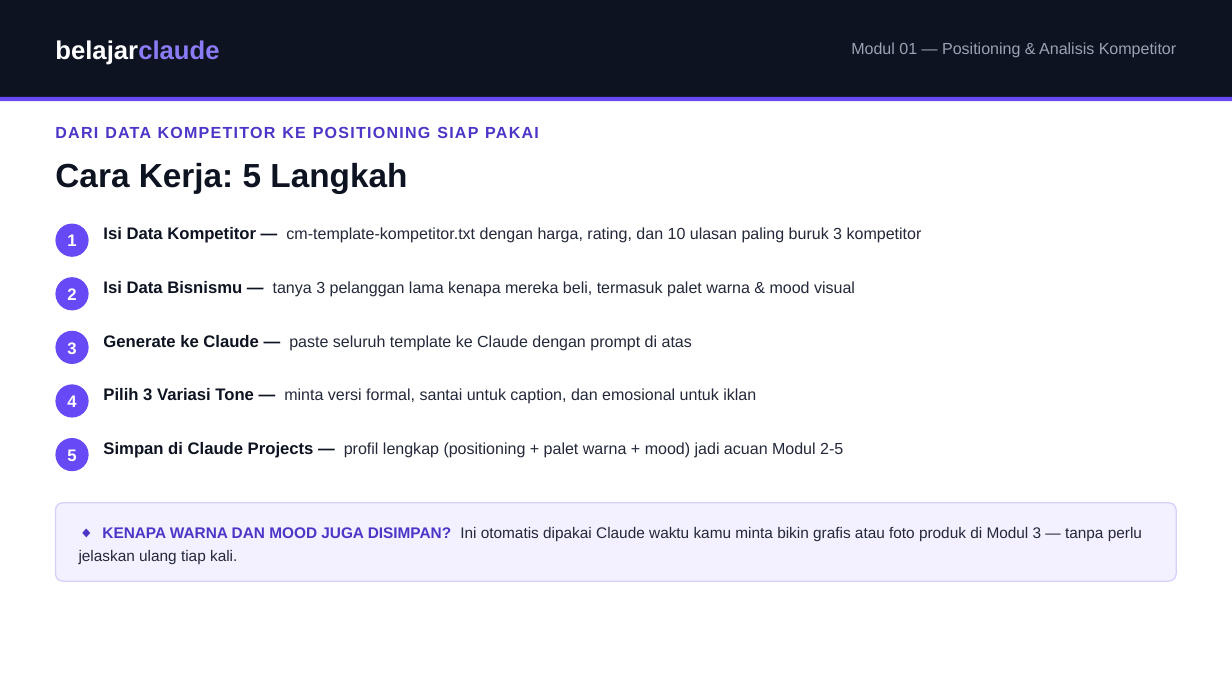
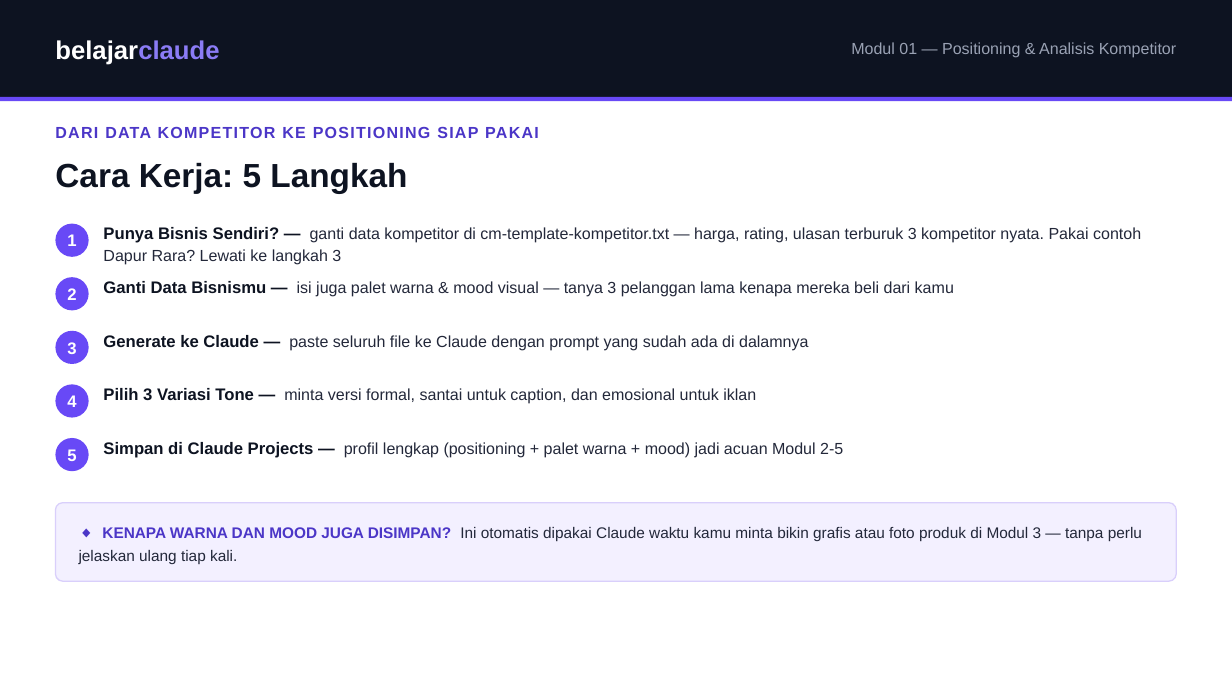
Before and after one commit to juliautomo/belajar-claude, a slide deck: slide 4 of Content-Marketing/M01-Positioning-Kompetitor/K3-M01-Positioning-Kompetitor.pptx. Drawn at 1232x693 pixels with LibreOffice and Linux fonts; fonts in the diff are those of the drawing. Boxes give left, top, right and bottom in pixels: in the first picture for what was removed or moved away, otherwise in the second. Text is boxed around its words. In the diff, an @@ line names an element or a change of style, - is before the commit and + after.

```diff
--- a/Content-Marketing/M01-Positioning-Kompetitor/K3-M01-Positioning-Kompetitor.pptx
+++ b/Content-Marketing/M01-Positioning-Kompetitor/K3-M01-Positioning-Kompetitor.pptx
@@ text at [103,227,1141,265]: text changed @@
-Isi Data Kompetitor — cm-template-kompetitor.txt dengan harga, rating, dan 10 ulasan paling buruk 3 kompetitor
+Punya Bisnis Sendiri? — ganti data kompetitor di cm-template-kompetitor.txt — harga, rating, ulasan terburuk 3 kompetitor nyata. Pakai contoh Dapur Rara? Lewati ke langkah 3
@@ text at [103,281,954,297]: text changed @@
-Isi Data Bisnismu — tanya 3 pelanggan lama kenapa mereka beli, termasuk palet warna & mood visual
+Ganti Data Bisnismu — isi juga palet warna & mood visual — tanya 3 pelanggan lama kenapa mereka beli dari kamu
@@ text at [103,335,808,351]: text changed @@
-Generate ke Claude — paste seluruh template ke Claude dengan prompt di atas
+Generate ke Claude — paste seluruh file ke Claude dengan prompt yang sudah ada di dalamnya
```
Also in this commit, not shown: 1 other slide changed, 4 other files.
